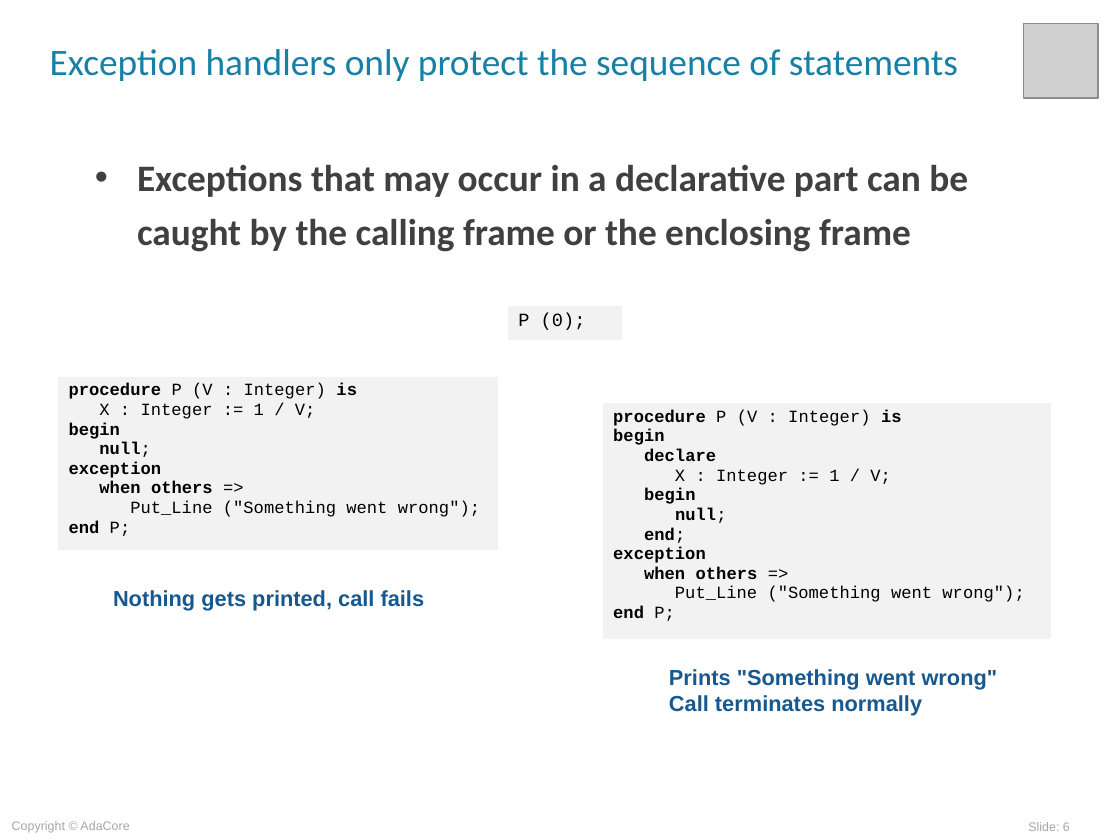
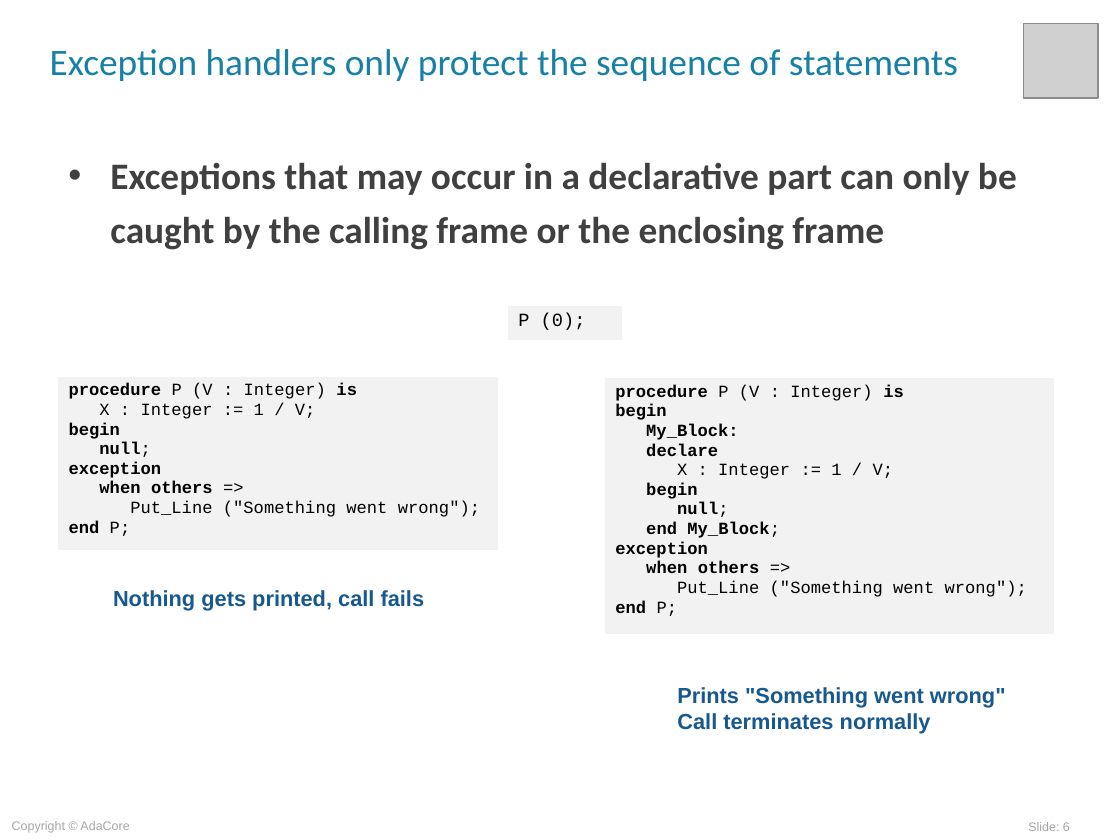
Before and after one commit to AdaCoreU/Courses, a slide deck: slide 6 of lectures/03_Programming_in_the_Large/01_Exceptions/slides/Exceptions.ppt. Drawn at 1120x840 pixels with LibreOffice and Linux fonts; fonts in the diff are those of the drawing; grey boxes stand for pictures; background and template pictures are left out. Boxes give left, top, right and bottom in pixels: in the first picture for what was removed or moved away, otherwise in the second. Text is boxed around its words. In the diff, an @@ line names an element or a change of style, - is before the commit and + after.

Commit message:
Updated English Exceptions Lecture
Updated English Exceptions Lecture

```diff
--- a/lectures/03_Programming_in_the_Large/01_Exceptions/slides/Exceptions.ppt
+++ b/lectures/03_Programming_in_the_Large/01_Exceptions/slides/Exceptions.ppt
@@ text at (110,162,1017,250): text changed @@
-• Exceptions that may occur in a declarative part can be caught by the calling frame or the enclosing frame
+• Exceptions that may occur in a declarative part can only be caught by the calling frame or the enclosing frame
@@ table at (604,377,1054,635) @@
@@ row 1, column 1: "procedure P (V : Integer) is / begin / declare / X : Integer := 1 / V; / begin / null; / end; / exception / when others => / Put_Line ("Something went wrong"); / end P;" to "procedure P (V : Integer) is / begin / My_Block: / declare / X : Integer := 1 / V; / begin / null; / end My_Block; / exception / when others => / Put_Line ("Something went wrong"); / end P;" @@
@@ table: place and size @@
-table at (603,402,1053,640)
+table at (604,377,1054,635)
@@ text "Prints "Something went wrong" Call ...": place and size @@
-text "Prints "Something went wrong" Call ..." at (669,669,998,716)
+text "Prints "Something went wrong" Call ..." at (677,687,1006,734)
```
Also in this commit, not shown: 26 other slides changed, 1 slide added, 1 other file.
